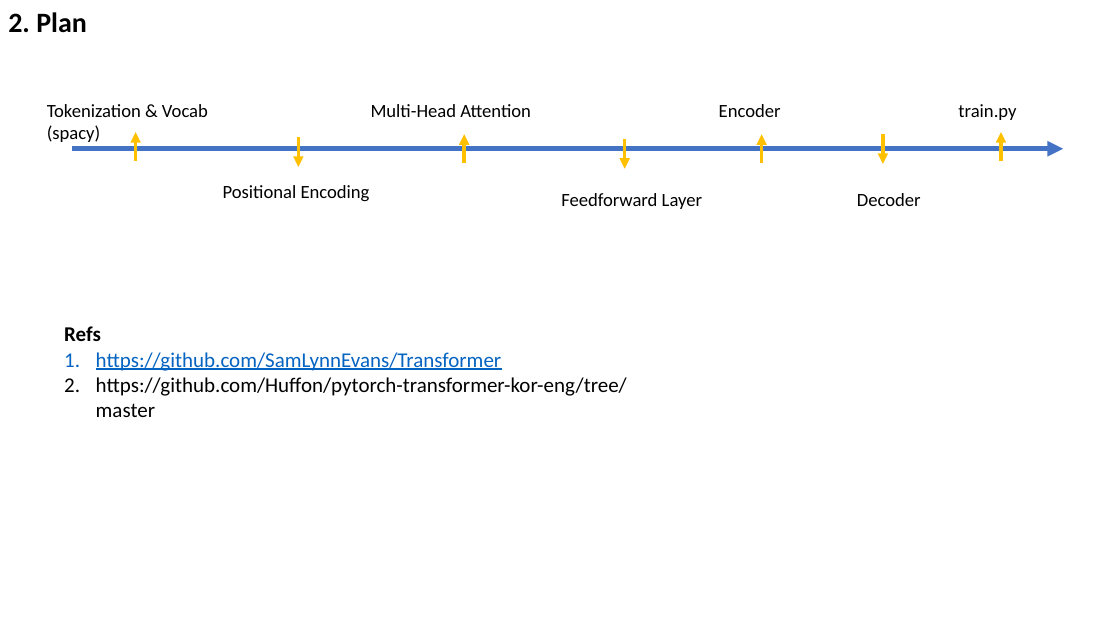
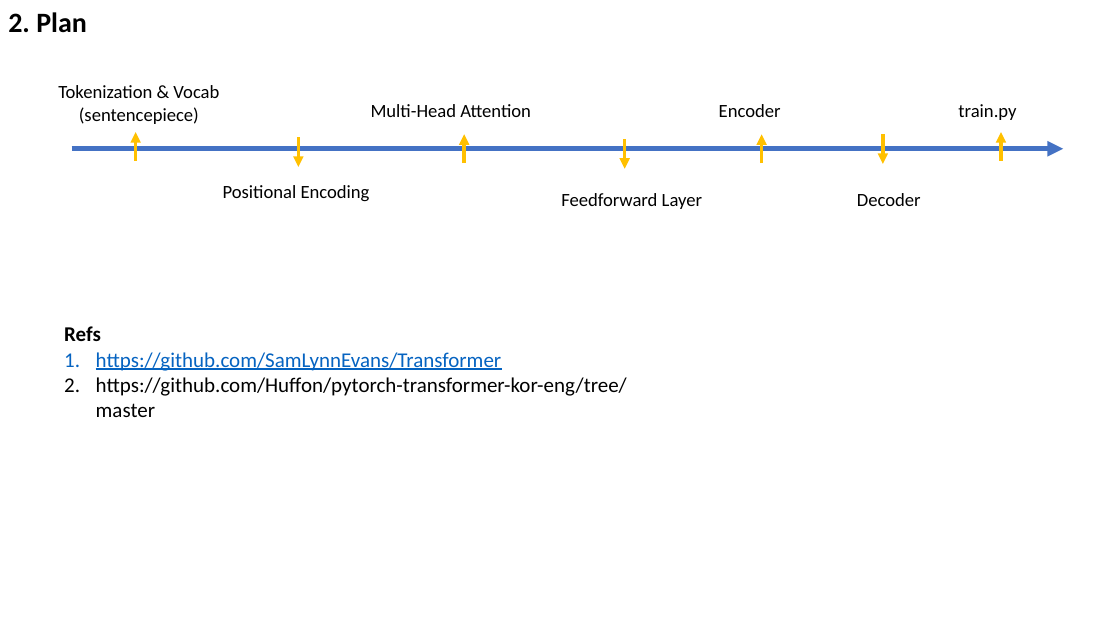
Before and after one commit to isthatm/eng-kor-transformer, a slide deck: slide 8 of 00_docs/DevLog.pptx. Drawn at 1120x630 pixels with LibreOffice and Linux fonts; fonts in the diff are those of the drawing. Boxes give left, top, right and bottom in pixels: in the first picture for what was removed or moved away, otherwise in the second. Text is boxed around its words. In the diff, an @@ line names an element or a change of style, - is before the commit and + after.

```diff
--- a/00_docs/DevLog.pptx
+++ b/00_docs/DevLog.pptx
@@ text at (58,85,219,124): text changed @@
-Tokenization & Vocab (spacy)
+Tokenization & Vocab (sentencepiece)
```
Also in this commit, not shown: 13 other files.
